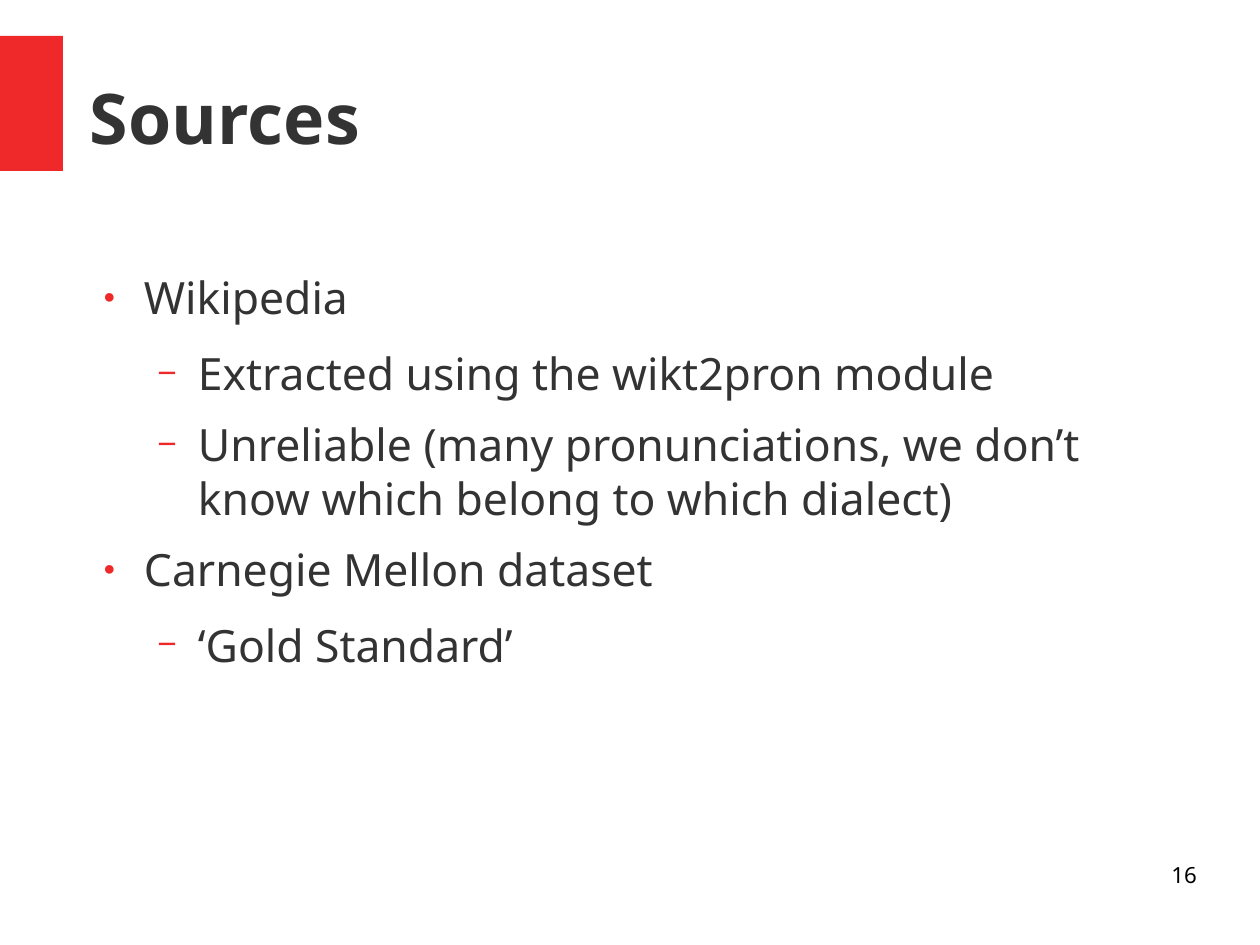
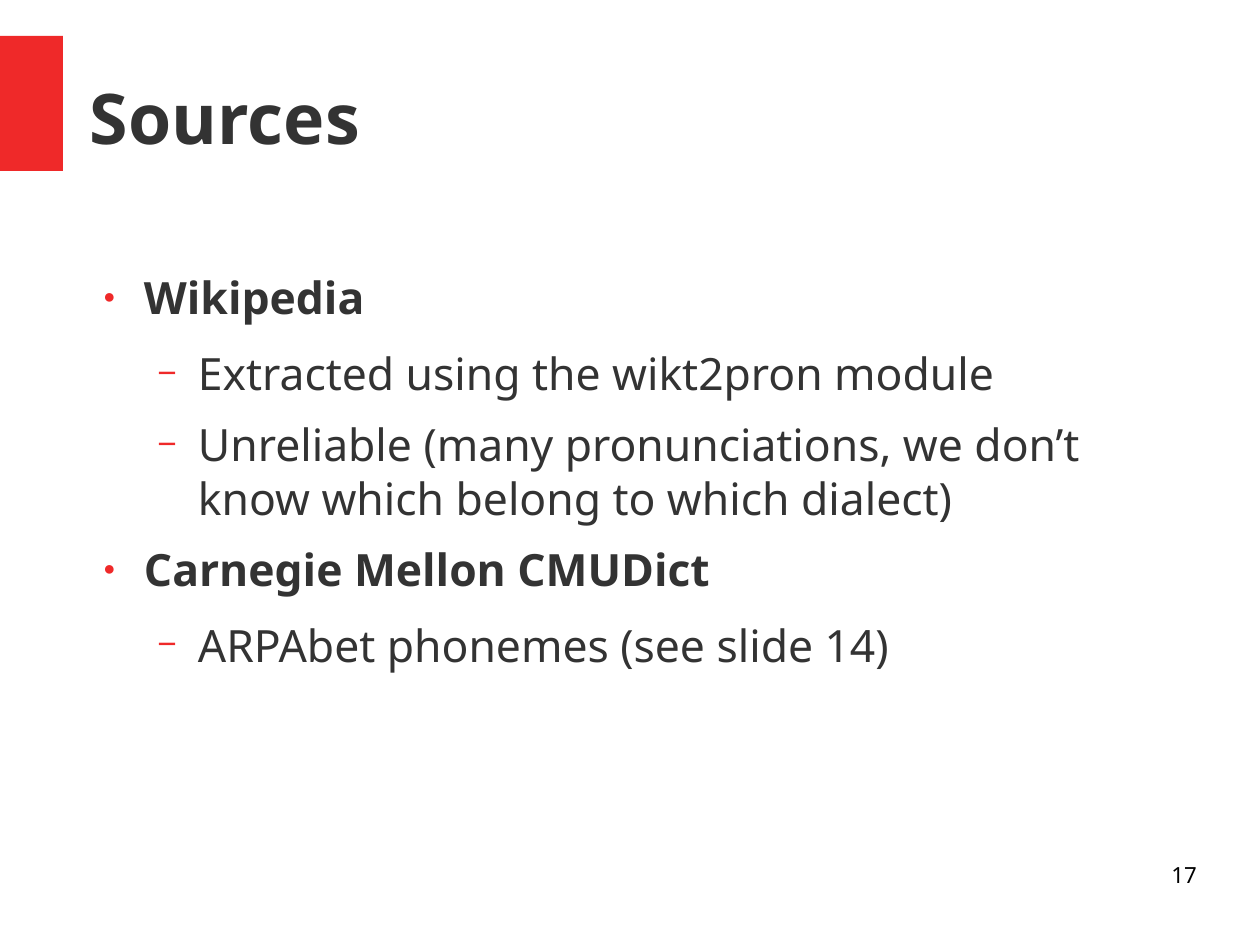
Before and after one commit to JasperHG90/Phonorm, a slide deck: slide 17 of docs/phonorm.odp (slide 16 before the commit). Drawn at 1260x945 pixels with LibreOffice and Linux fonts; fonts in the diff are those of the drawing. Boxes give left, top, right and bottom in pixels: in the first picture for what was removed or moved away, otherwise in the second. Text is boxed around its words. In the diff, an @@ line names an element or a change of style, - is before the commit and + after.

```diff
--- a/docs/phonorm.odp
+++ b/docs/phonorm.odp
@@ text at (144,280,364,325): bold on in "Wikipedia" @@
@@ text at (144,552,889,673): text changed @@
-● Carnegie Mellon dataset
-  − ‘Gold Standard’
+● Carnegie Mellon CMUDict
+  − ARPAbet phonemes (see slide 14)
@@ page number at (1171,867,1196,883): text changed @@
-16
+17
```
Also in this commit, not shown: 6 other slides changed, 3 slides added, 4 slides removed, 1 other file.
